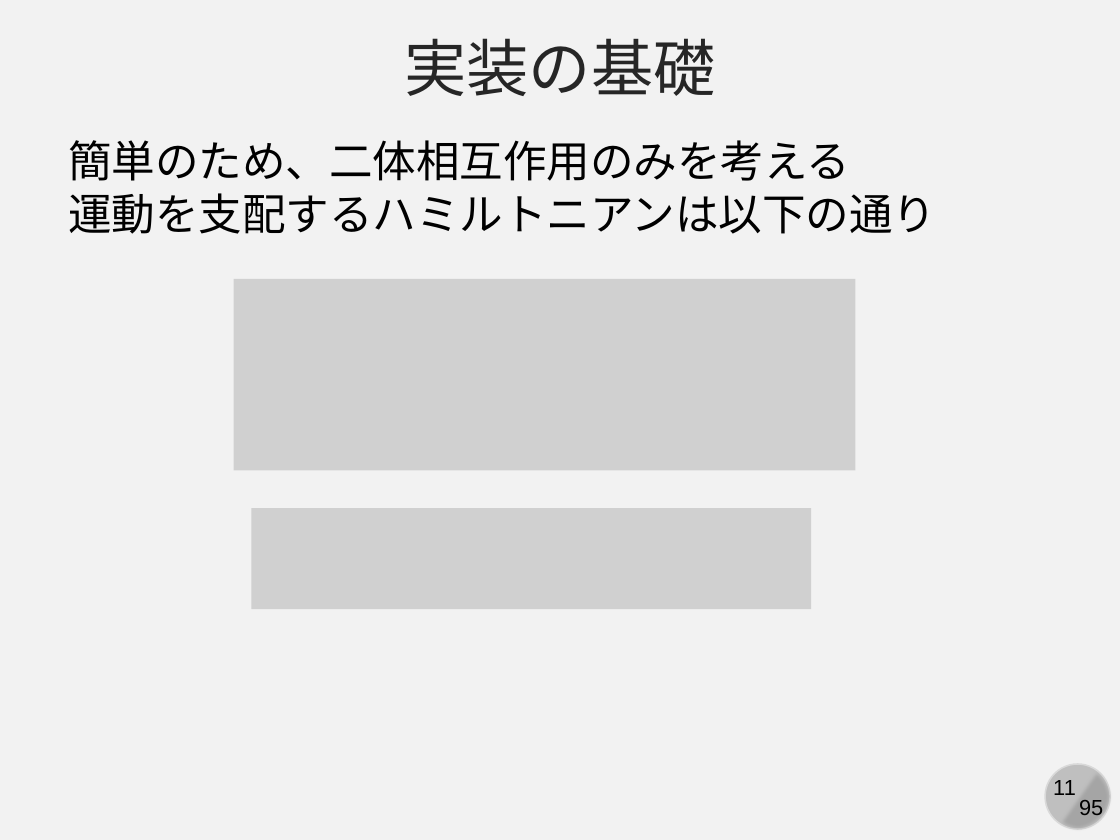
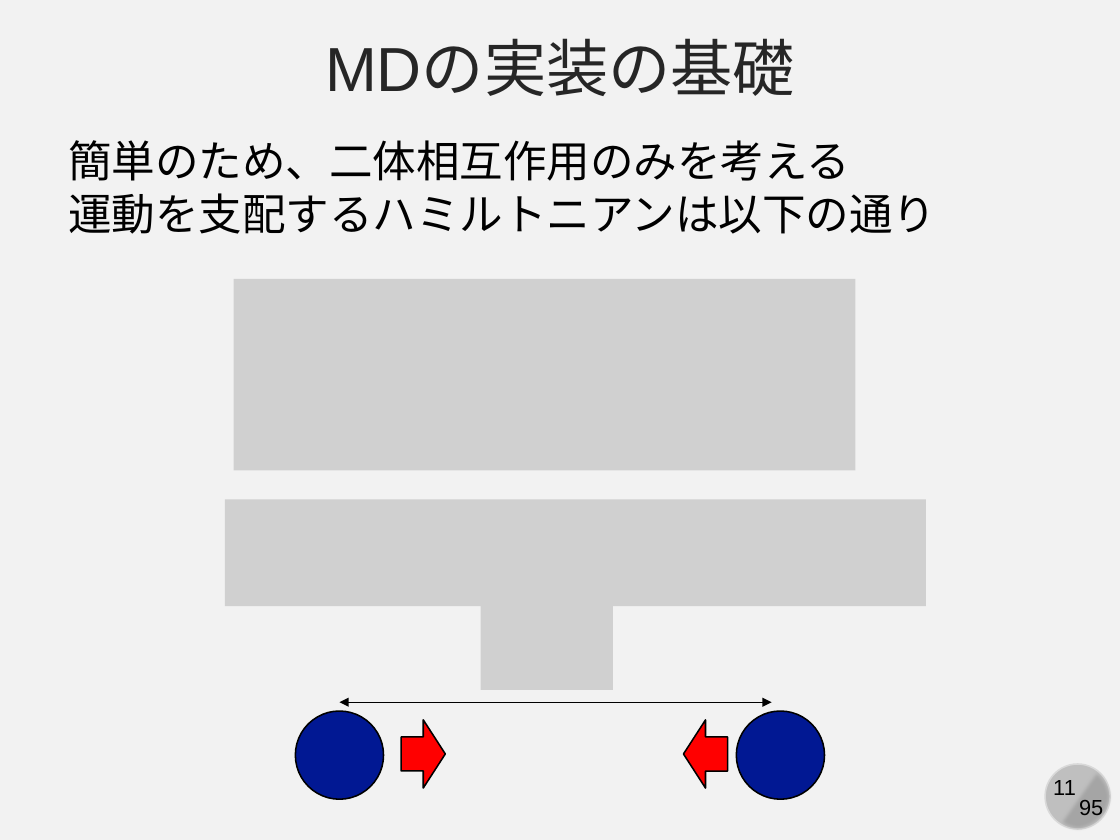
Before and after one commit to kaityo256/simulation_engineering, a slide deck: slide 11 of 07_md_implementation/simulation07.pptx. Drawn at 1120x840 pixels with LibreOffice and Linux fonts; fonts in the diff are those of the drawing; grey boxes stand for pictures. Boxes give left, top, right and bottom in pixels: in the first picture for what was removed or moved away, otherwise in the second. Text is boxed around its words. In the diff, an @@ line names an element or a change of style, - is before the commit and + after.

Commit message:
23 slides

```diff
--- a/07_md_implementation/simulation07.pptx
+++ b/07_md_implementation/simulation07.pptx
@@ text at bbox=[325, 41, 795, 96]: text changed @@
-実装の基礎
+MDの実装の基礎
@@ picture: place and size @@
-picture at bbox=[251, 508, 811, 609]
+picture at bbox=[225, 500, 926, 606]
@@ picture added at bbox=[480, 605, 613, 690] @@
@@ ellipse added at bbox=[296, 711, 384, 800], fill #011893, outline #000000 1 pt @@
@@ double arrow added from (339, 702) to (772, 702), #000000 0.5 pt @@
@@ ellipse added at bbox=[736, 711, 824, 800], fill #011893, outline #000000 1 pt @@
@@ right arrow added at bbox=[401, 720, 445, 788], fill #FF0000, outline #000000 1 pt @@
@@ right arrow added at bbox=[683, 720, 727, 788], fill #FF0000, outline #000000 1 pt @@
```
Also in this commit, not shown: 5 other slides changed, 6 slides added.
